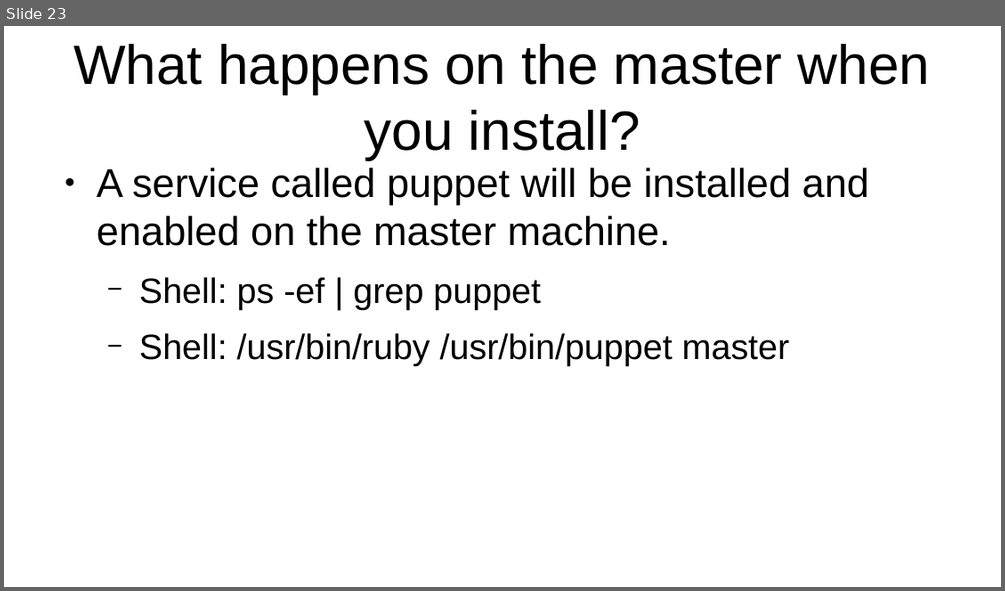
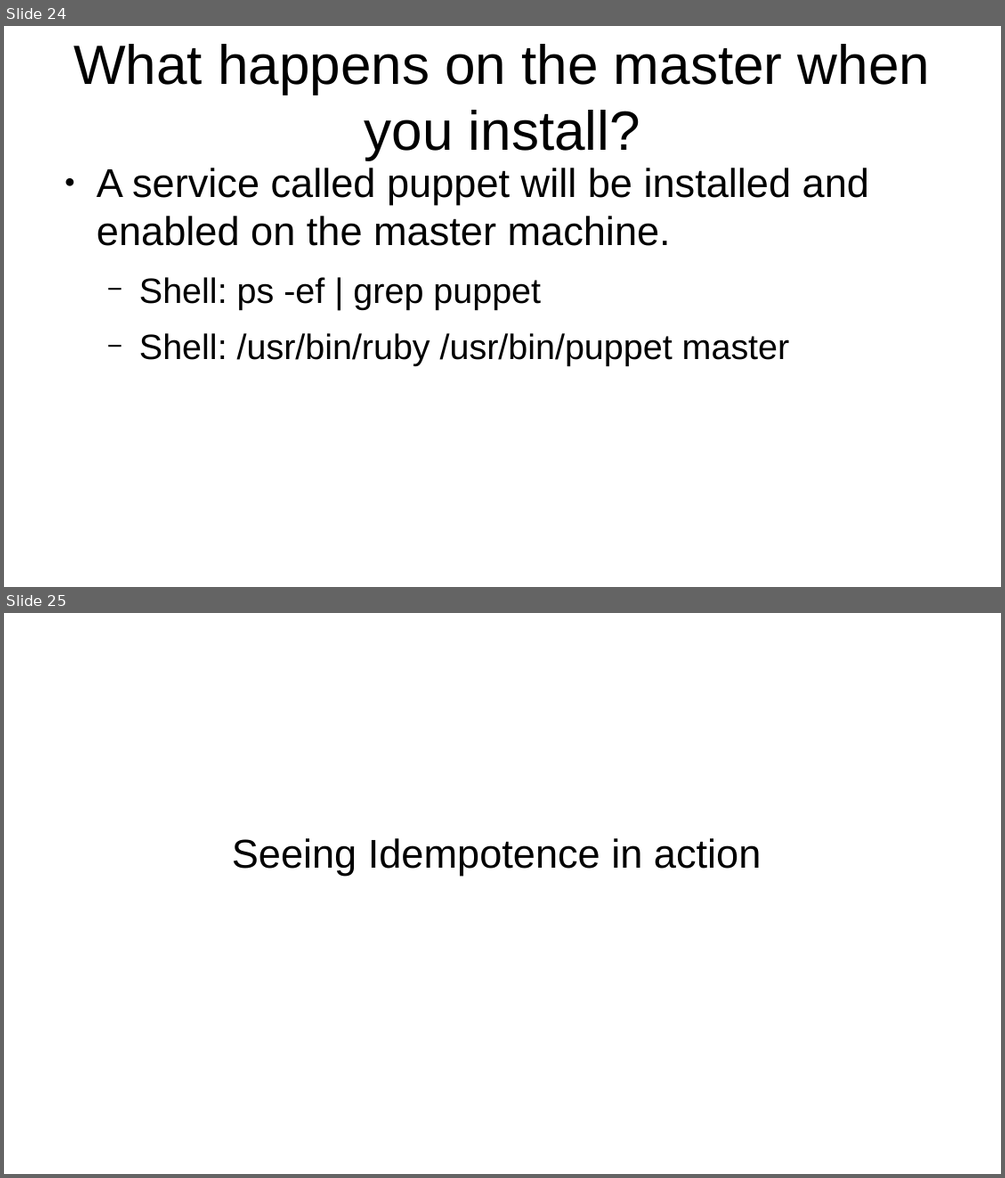
Before and after one commit to veltzer/teaching-puppet, a slide deck: slides.odp. Shown one above the other, each under a label of ours: slide 23 before the commit, slides 24 and 25 after it. The pictures are 1005x591 and 1005x1178 pixels, drawn with LibreOffice and Linux fonts; fonts in the diff are those of the drawing. Boxes give left, top, right and bottom in pixels: in the first picture for what was removed or moved away, otherwise in the second. Text is boxed around its words. In the diff, an @@ line names an element or a change of style, - is before the commit and + after.

```diff
--- a/slides.odp
+++ b/slides.odp
@@ slide 25 added at [4,613,1001,1174], background #FFFFFF @@
@@ subtitle added at [232,838,760,876], 32 pt, text #000000 @@
+Seeing Idempotence in action
@@ what was slide 23 is now slide 24 @@
```
Also in this commit, not shown: 3 other slides added, 8 other files.
